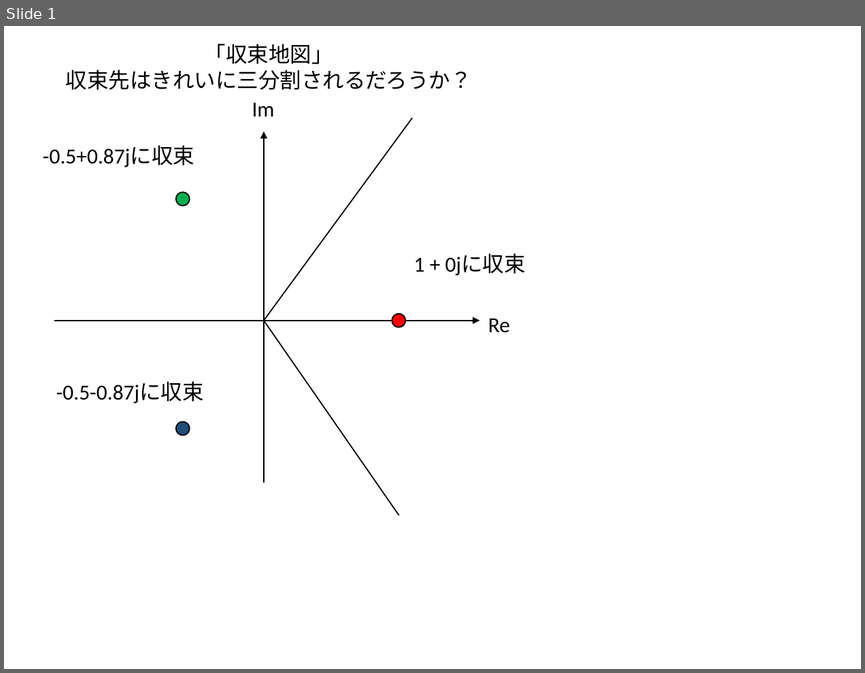
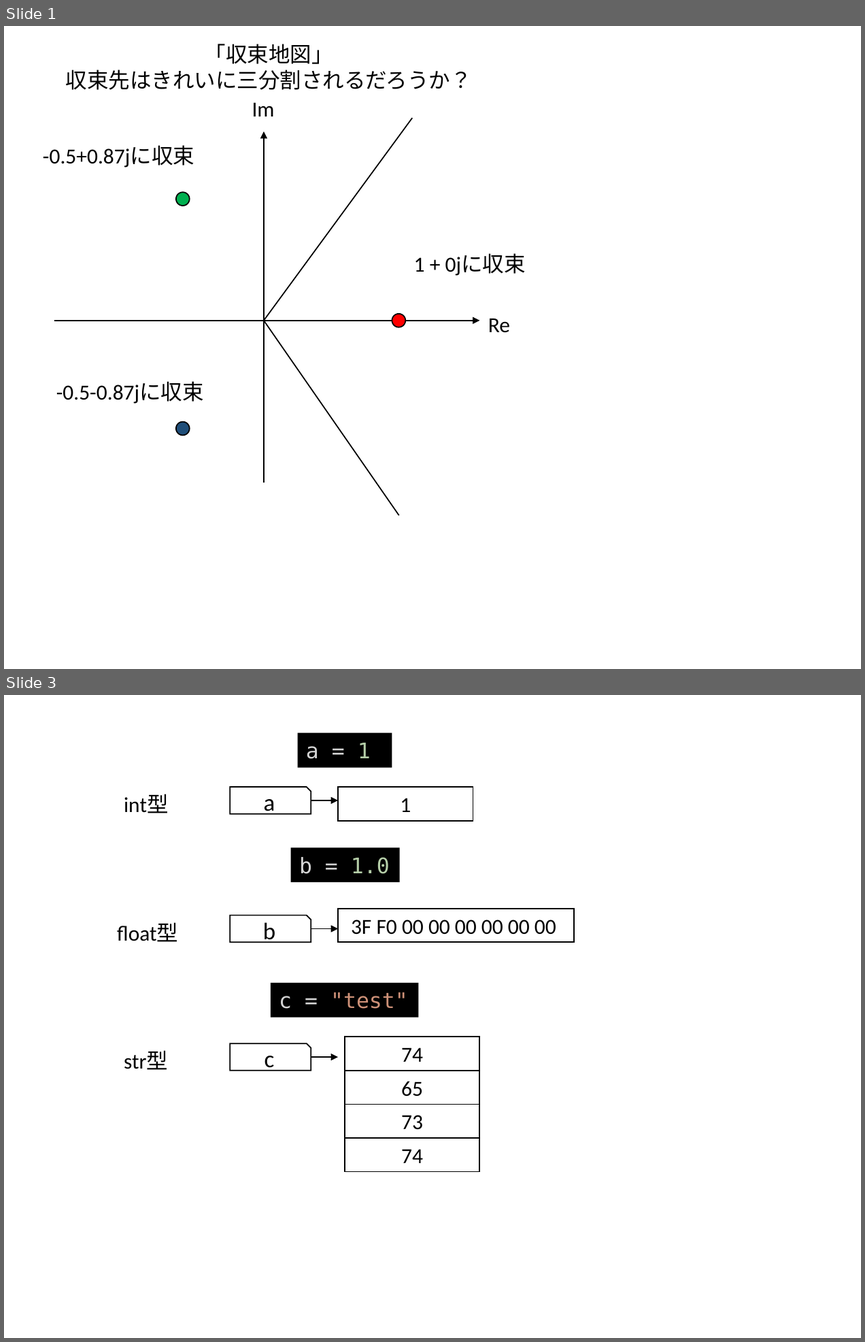
Before and after one commit to kaityo256/python_zero, a slide deck: basic/fig/fig.pptx. Shown one above the other, each under a label of ours: slide 1 before the commit, slides 1 and 3 after it; the slides between them are not shown. The pictures are 865x673 and 865x1342 pixels, drawn with LibreOffice and Linux fonts; fonts in the diff are those of the drawing. Boxes give left, top, right and bottom in pixels: in the first picture for what was removed or moved away, otherwise in the second. Text is boxed around its words. In the diff, an @@ line names an element or a change of style, - is before the commit and + after.

```diff
--- a/basic/fig/fig.pptx
+++ b/basic/fig/fig.pptx
@@ slide 3 added at <box>4,695,861,1338</box>, background #FFFFFF @@
@@ rectangle added at <box>298,732,392,767</box>, fill #000000, 18 pt, text #D4D4D4 @@
+a = 1
@@ text added at <box>124,794,169,813</box>, 18 pt, text #000000 @@
+int型
@@ snip rect added at <box>230,787,311,813</box>, outline #000000 1 pt, 20 pt, text #000000 @@
+a
@@ rectangle added at <box>338,787,473,820</box>, outline #000000 1 pt, 18 pt, text #000000 @@
+1
@@ arrow added from (311, 800) to (338, 800), #000000 1 pt @@
@@ rectangle added at <box>291,847,400,882</box>, fill #000000, 18 pt, text #B5CEA8 @@
+b = 1.0
@@ snip rect added at <box>230,915,311,942</box>, outline #000000 1 pt, 20 pt, text #000000 @@
+b
@@ rectangle added at <box>338,909,575,942</box>, outline #000000 1 pt, 18 pt, text #000000 @@
+3F F0 00 00 00 00 00 00
@@ text added at <box>117,922,178,942</box>, 18 pt, text #000000 @@
+float型
@@ arrow added from (311, 929) to (338, 929), #000000 1 pt @@
@@ rectangle added at <box>271,983,419,1017</box>, fill #000000, 18 pt, text #CE9178 @@
+c = "test"
@@ rectangle added at <box>345,1037,479,1070</box>, outline #000000 1 pt, 18 pt, text #000000 @@
+74
@@ text added at <box>124,1051,168,1070</box>, 18 pt, text #000000 @@
+str型
@@ snip rect added at <box>230,1043,311,1070</box>, outline #000000 1 pt, 20 pt, text #000000 @@
+c
@@ arrow added from (311, 1057) to (338, 1057), #000000 1 pt @@
@@ rectangle added at <box>345,1070,479,1104</box>, outline #000000 1 pt, 18 pt, text #000000 @@
+65
@@ rectangle added at <box>345,1104,479,1137</box>, outline #000000 1 pt, 18 pt, text #000000 @@
+73
@@ rectangle added at <box>345,1138,479,1172</box>, outline #000000 1 pt, 18 pt, text #000000 @@
+74
```
Also in this commit, not shown: 1 other slide added, 22 other files.
